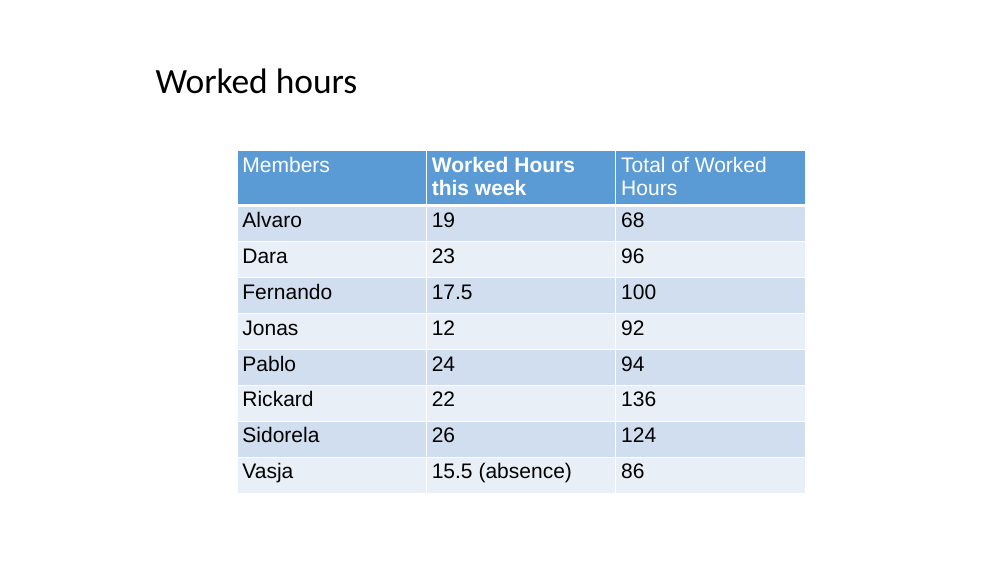
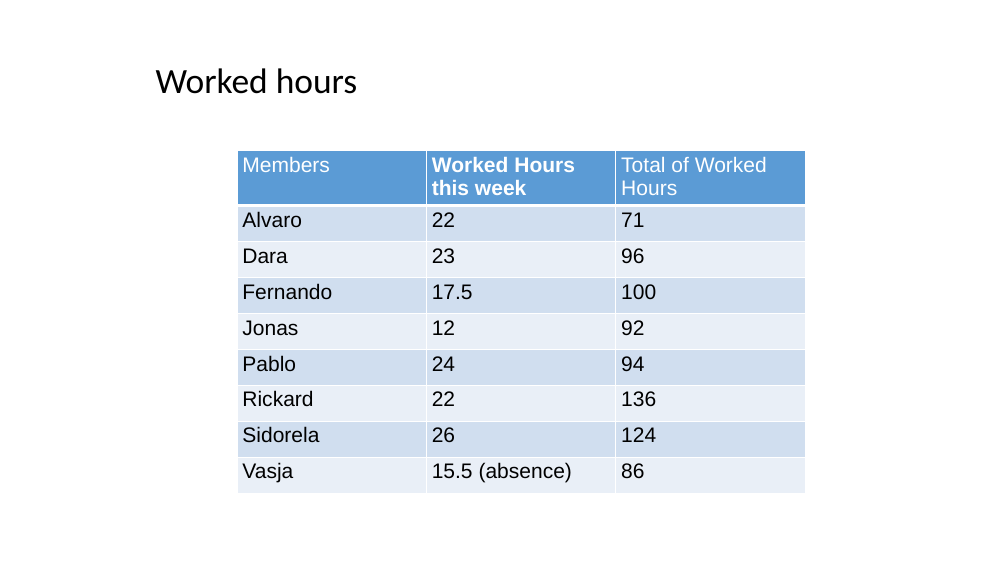
Before and after one commit to deerel/DVA313VolvoCoPilot, a slide deck: slide 9 of Presentations/Presentation #7 - Steering group meeting 20171218.pptx. Drawn at 1008x567 pixels with LibreOffice and Linux fonts; fonts in the diff are those of the drawing; background and template pictures are left out. Boxes give left, top, right and bottom in pixels: in the first picture for what was removed or moved away, otherwise in the second. Text is boxed around its words. In the diff, an @@ line names an element or a change of style, - is before the commit and + after.

Commit message:
update working hours

```diff
--- a/Presentations/Presentation #7 - Steering group meeting 20171218.pptx
+++ b/Presentations/Presentation #7 - Steering group meeting 20171218.pptx
@@ table at (237,150,807,494) @@
-row 2, column 2: 19
+row 2, column 2: 22
-row 2, column 3: 68
+row 2, column 3: 71
```
